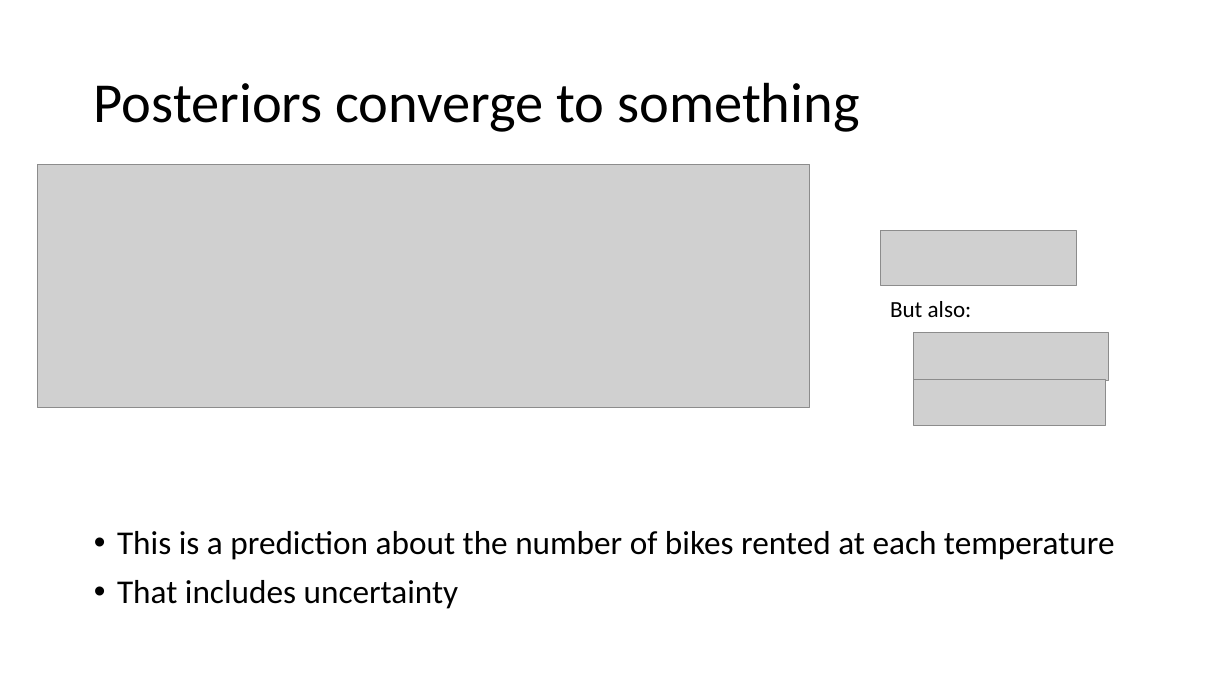
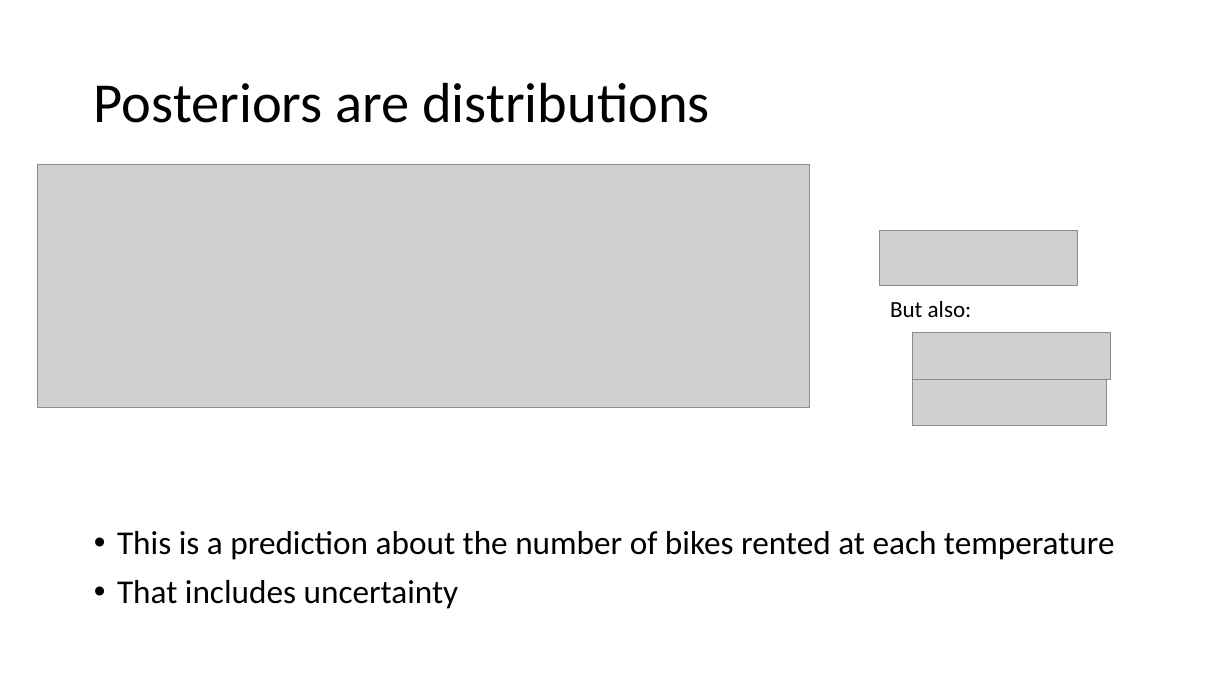
Before and after one commit to opherdonchin/StatisticalComputationAndAnalysis, a slide deck: slide 11 of Lectures/Lecture 6 Linear models.pptx. Drawn at 1232x693 pixels with LibreOffice and Linux fonts; fonts in the diff are those of the drawing; grey boxes stand for pictures. Boxes give left, top, right and bottom in pixels: in the first picture for what was removed or moved away, otherwise in the second. Text is boxed around its words. In the diff, an @@ line names an element or a change of style, - is before the commit and + after.

```diff
--- a/Lectures/Lecture 6 Linear models.pptx
+++ b/Lectures/Lecture 6 Linear models.pptx
@@ title at [94,82,710,123]: text changed @@
-Posteriors converge to something
+Posteriors are distributions
```
Also in this commit, not shown: 1 other slide changed, 10 slides added, 3 other files.
